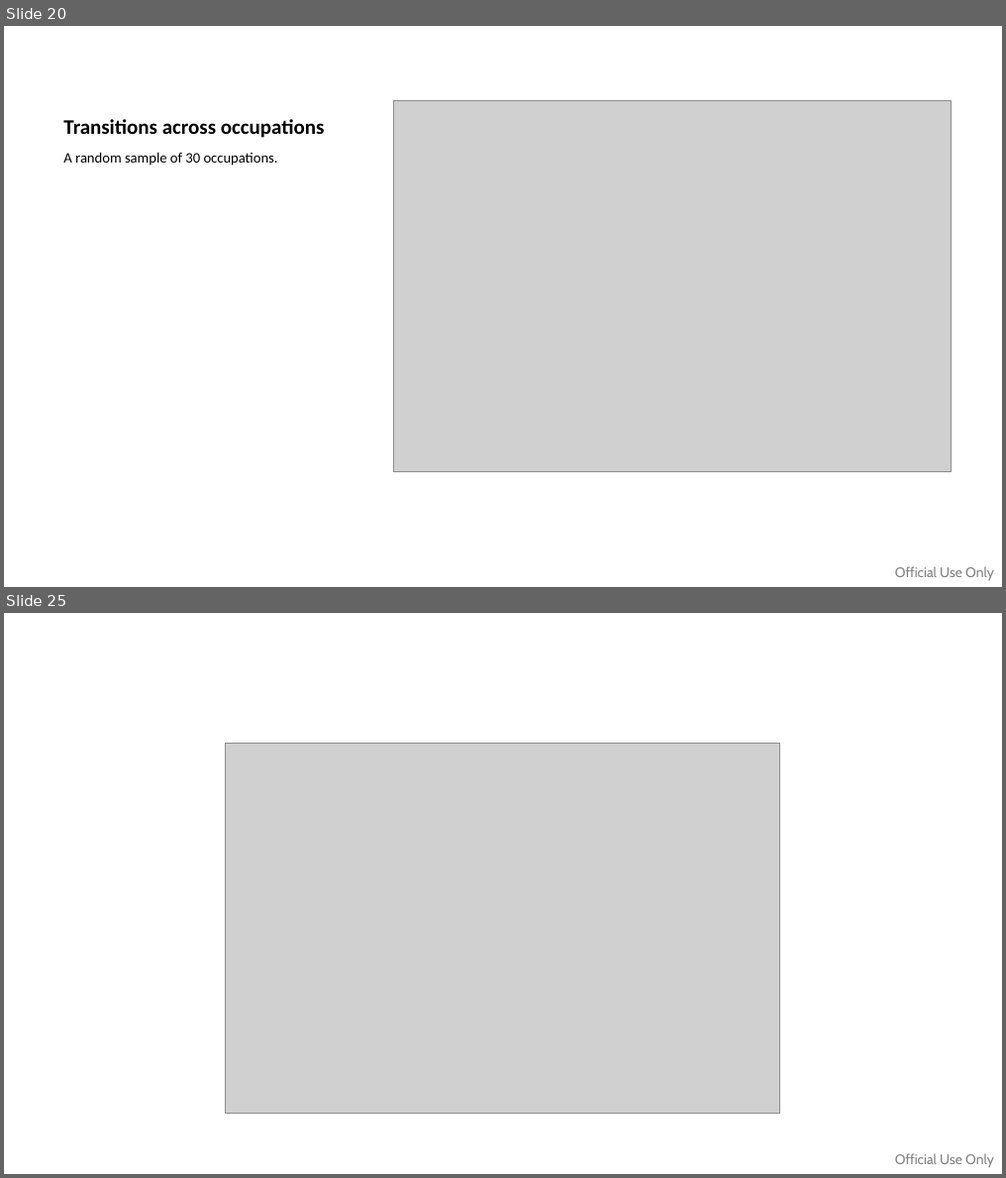
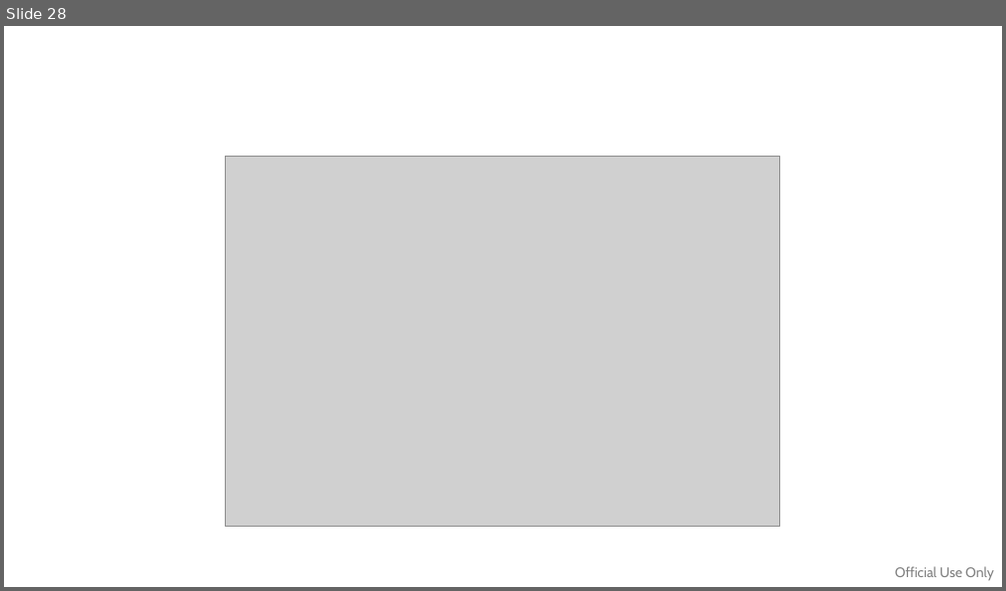
Before and after one commit to WB-PIDA-Data-Science-Shop/govhr-pry, a slide deck: analysis/source/govhr.pptx. Shown one above the other, each under a label of ours: slides 20 and 25 before the commit, slide 28 after it; the slides between them are not shown. The pictures are 1006x1178 and 1006x591 pixels, drawn with LibreOffice and Linux fonts; fonts in the diff are those of the drawing; grey boxes stand for pictures. Boxes give left, top, right and bottom in pixels: in the first picture for what was removed or moved away, otherwise in the second. Text is boxed around its words. In the diff, an @@ line names an element or a change of style, - is before the commit and + after.

```diff
--- a/analysis/source/govhr.pptx
+++ b/analysis/source/govhr.pptx
@@ slide 20 removed at (4,26,1002,587), background #FFFFFF; not listed: 1 template element that a slide beside it also shows @@
@@ picture removed at (393,101,950,472) @@
@@ title removed at (63,119,325,138) @@
-Transitions across occupations
@@ text removed at (63,152,278,166) @@
-A random sample of 30 occupations.
@@ what was slide 25 is now slide 28 @@
```
Also in this commit, not shown: 42 slides changed, 6 slides added, 4 other files.
